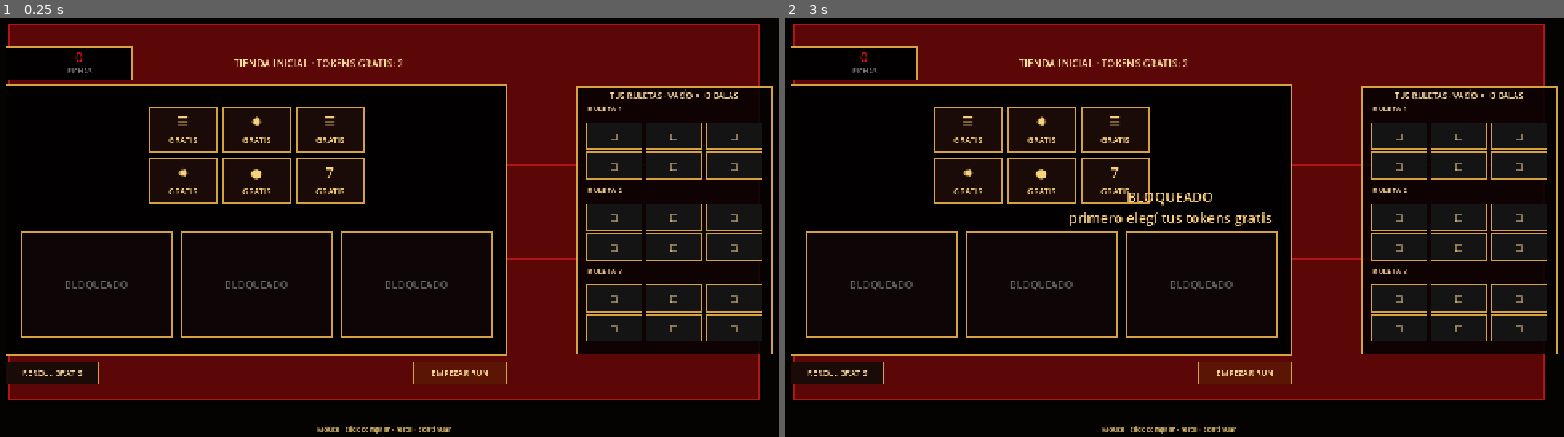
Above: before the commit, frames 1-2 (left to right).
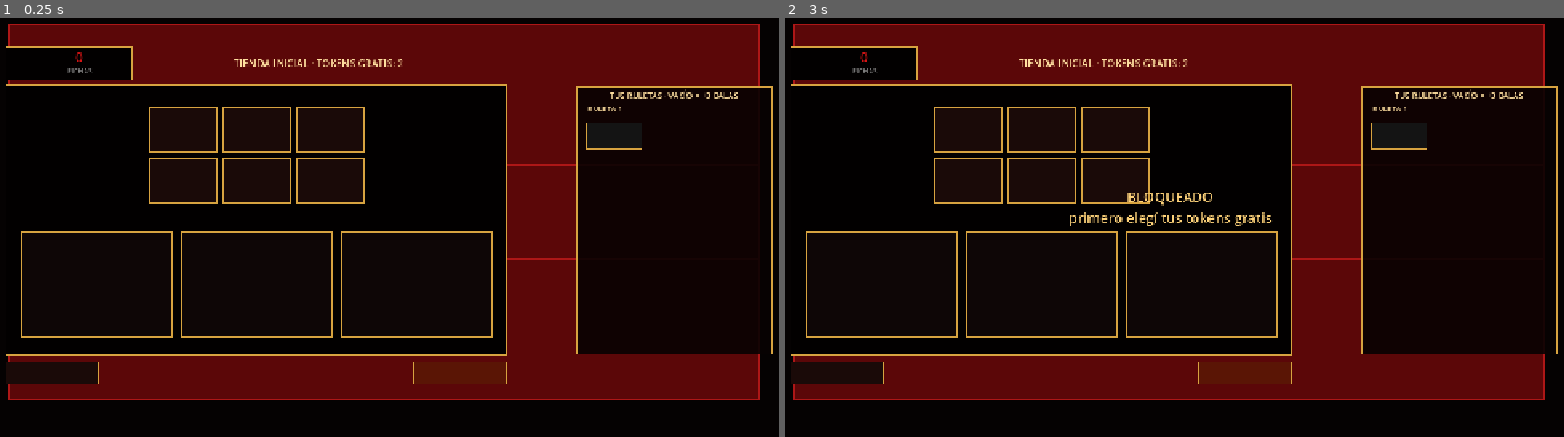
Above: after the commit, the same moments.

Repository: Spiral-Eye-Games/Gunbling-Hell-Max
Game: Godot game, scene res://scenes/main.tscn
Two runs of this game, one before a commit and one after it. Both use one fixed random seed, a clock stepped at 60 frames per second and the inputs below.
Inputs (mouse positions are in pixels of both pictures, inside the frame that each line leads up to):
- Up to frame 1 (0.25 s): no input
- Up to frame 2 (3 s): tap Enter at 0.5, 2 s; move the mouse to (1345, 189) at 0.52 s; hold D 0.53-1.28 s; hold F 0.53-1.28 s; click (1345, 189) at 0.67 s; tap Space at 0.77, 1.25, 1.52, 2.75 s; move the mouse to (1010, 235) at 1.27 s; hold S 1.28-2.03 s; tap Shift at 1.35 s; move the mouse to (1252, 114) at 2.02 s; hold D 2.03-2.78 s; tap Q at 2.1 s; move the mouse to (1127, 302) at 2.77 s; hold W from 2.78 s (still down); tap F at 2.85 s; click (1127, 302) at 2.92 s

The runs differ from the first frame. In frame 1, 1.9% of the frame differs, in the area x 2-98%, y 23-100%; in frame 2, 1.9%.
Error after the commit: Parse Error: Cannot infer the type of "y" variable because the value doesn't have a set type. (res://scripts/ui/token_icons.gd:32)

Commit message:
mini-fix icons

Diff:
--- a/scripts/ui/combat_hud.gd
+++ b/scripts/ui/combat_hud.gd
@@ -59,9 +59,11 @@
 		var x := start_x + i * (slot_w + 8)
 		draw_rect(Rect2(x, slot_y, slot_w, 72), Color("#0a0404"))
 		draw_rect(Rect2(x, slot_y, slot_w, 72), GameColors.GOLD, false, 2.0)
-		var label: String = str(st.reel_results[i])
 		var slot_rect := Rect2(x, slot_y, slot_w, 72)
-		UiDraw.draw_in_rect(self, _font, slot_rect, label, 24, GameColors.TEXT_GOLD)
+		if st.reel_results[i] == "?":
+			UiDraw.draw_in_rect(self, _font, slot_rect, "?", 24, GameColors.TEXT_GOLD)
+		elif i < st.reel_result_keys.size():
+			TokenIcons.draw(self, st.reel_result_keys[i], slot_rect, GameColors.TEXT_GOLD)
 
 	UiDraw.draw_centered_on_screen(self, _font, size.x, size.y - 14, "WASD · Mouse · Click · Shift dash · Q ruletas", size.x, 11, GameColors.TEXT_GOLD)
 
--- a/scripts/ui/reels_ui.gd
+++ b/scripts/ui/reels_ui.gd
@@ -55,10 +55,10 @@
 			var selected: bool = st.placing_token != null and st.place_reel_index == r and st.place_slot_index == s
 			draw_rect(sr, fill)
 			draw_rect(sr, Color.WHITE if (hover or selected) else GameColors.GOLD, false, 2.0)
-			var label: String = "□"
 			if token_key != null:
-				label = str(GameData.TOKENS[token_key].label)
-			UiDraw.draw_in_rect(self, _font, sr, label, 14, GameColors.TEXT_PALE)
+				TokenIcons.draw(self, token_key, sr, GameColors.TEXT_PALE)
+			else:
+				TokenIcons.draw_empty(self, sr, GameColors.TEXT_PALE)
 
 	if st.reel_hover_slot != null:
 		var reel: int = int(st.reel_hover_slot["reel"])
@@ -83,7 +83,7 @@
 	var name_rect := Rect2(x + 44, y + 10, tw - 56, 24)
 	var desc_rect := Rect2(x + 12, y + 38, tw - 24, 56)
 	var footer_rect := Rect2(x + 12, y + th - 26, tw - 24, 20)
-	UiDraw.draw_in_rect(self, _font, icon_rect, token.label, 18, GameColors.TEXT_GOLD)
+	TokenIcons.draw(self, token_key, icon_rect, GameColors.TEXT_GOLD)
 	UiDraw.draw_in_rect(self, _font, name_rect, token.name, 14, GameColors.TEXT_PALE, HORIZONTAL_ALIGNMENT_LEFT)
 	UiDraw.draw_in_rect(self, _font, desc_rect, token.shop_description, 11, Color("#c8b890"), HORIZONTAL_ALIGNMENT_LEFT)
 	UiDraw.draw_in_rect(self, _font, footer_rect, token.short, 12, GameColors.TEXT_GOLD, HORIZONTAL_ALIGNMENT_RIGHT)
--- a/scripts/ui/shop_ui.gd
+++ b/scripts/ui/shop_ui.gd
@@ -61,10 +61,9 @@
 	for i in st.token_offers.size():
 		var offer: Dictionary = st.token_offers[i]
 		var r := ShopLayout.token_tile_rect(i)
-		var token: Dictionary = GameData.TOKENS[offer.key]
 		var icon_rect := Rect2(r.position.x, r.position.y + 4, r.size.x, r.size.y * 0.52)
 		var price_rect := Rect2(r.position.x, r.position.y + r.size.y * 0.52, r.size.x, r.size.y * 0.44)
-		UiDraw.draw_in_rect(self, _font, icon_rect, token.label, 22, GameColors.TEXT_GOLD)
+		TokenIcons.draw(self, offer.key, icon_rect, GameColors.TEXT_GOLD)
 		var price := "GRATIS" if st.phase == "initialShop" else str(offer.cost)
 		UiDraw.draw_in_rect(self, _font, price_rect, price, 13, GameColors.TEXT_GOLD)
 
@@ -117,7 +116,7 @@
 	var name_rect := Rect2(x + 44, y + 10, tw - 56, 24)
 	var desc_rect := Rect2(x + 12, y + 38, tw - 24, 56)
 	var footer_rect := Rect2(x + 12, y + th - 26, tw - 24, 20)
-	UiDraw.draw_in_rect(self, _font, icon_rect, token.label, 18, GameColors.TEXT_GOLD)
+	TokenIcons.draw(self, offer.key, icon_rect, GameColors.TEXT_GOLD)
 	UiDraw.draw_in_rect(self, _font, name_rect, offer.name, 14, GameColors.TEXT_PALE, HORIZONTAL_ALIGNMENT_LEFT)
 	UiDraw.draw_in_rect(self, _font, desc_rect, offer.description, 11, Color("#c8b890"), HORIZONTAL_ALIGNMENT_LEFT)
 	var footer := "GRATIS" if game.state.phase == "initialShop" else "%d fichas" % offer.cost
--- /dev/null
+++ b/scripts/ui/token_icons.gd
@@ -0,0 +1,56 @@
+class_name TokenIcons
+extends RefCounted
+
+static func draw(canvas: CanvasItem, token_key: Variant, rect: Rect2, color: Color) -> void:
+	if token_key == null:
+		draw_empty(canvas, rect, color)
+		return
+	match str(token_key):
+		"shotgun":
+			_draw_shotgun(canvas, rect, color)
+		"machine":
+			_draw_machine(canvas, rect, color)
+		"missile":
+			_draw_missile(canvas, rect, color)
+		"laser":
+			_draw_laser(canvas, rect, color)
+		_:
+			draw_empty(canvas, rect, color)
+
+
+static func draw_empty(canvas: CanvasItem, rect: Rect2, color: Color) -> void:
+	var c := rect.get_center()
+	var half := minf(rect.size.x, rect.size.y) * 0.22
+	canvas.draw_rect(Rect2(c.x - half, c.y - half, half * 2, half * 2), color, false, 2.0)
+
+
+static func _draw_shotgun(canvas: CanvasItem, rect: Rect2, color: Color) -> void:
+	var c := rect.get_center()
+	var half_w := minf(rect.size.x, rect.size.y) * 0.28
+	var gap := minf(rect.size.x, rect.size.y) * 0.14
+	for i in [-1, 0, 1]:
+		var y := c.y + i * gap
+		canvas.draw_line(Vector2(c.x - half_w, y), Vector2(c.x + half_w, y), color, 3.0)
+
+
+static func _draw_machine(canvas: CanvasItem, rect: Rect2, color: Color) -> void:
+	var c := rect.get_center()
+	var r := minf(rect.size.x, rect.size.y) * 0.18
+	canvas.draw_circle(c, r, color)
+
+
+static func _draw_missile(canvas: CanvasItem, rect: Rect2, color: Color) -> void:
+	var c := rect.get_center()
+	var r := minf(rect.size.x, rect.size.y) * 0.28
+	for i in 4:
+		var angle := float(i) * TAU / 4.0 + PI / 4.0
+		var tip := c + Vector2(cos(angle), sin(angle)) * r
+		canvas.draw_line(c, tip, color, 3.0)
+
+
+static func _draw_laser(canvas: CanvasItem, rect: Rect2, color: Color) -> void:
+	var c := rect.get_center()
+	var w := minf(rect.size.x, rect.size.y) * 0.26
+	var top := c.y - w * 0.55
+	canvas.draw_line(Vector2(c.x - w, top), Vector2(c.x + w, top), color, 3.0)
+	canvas.draw_line(Vector2(c.x + w, top), Vector2(c.x - w * 0.15, c.y + w * 0.65), color, 3.0)
Not shown, added: builds/Web/Gunbling Hell.apple-touch-icon.png.import
Not shown, added: builds/Web/Gunbling Hell.icon.png.import
Not shown, added: builds/Web/Gunbling Hell.png.import
